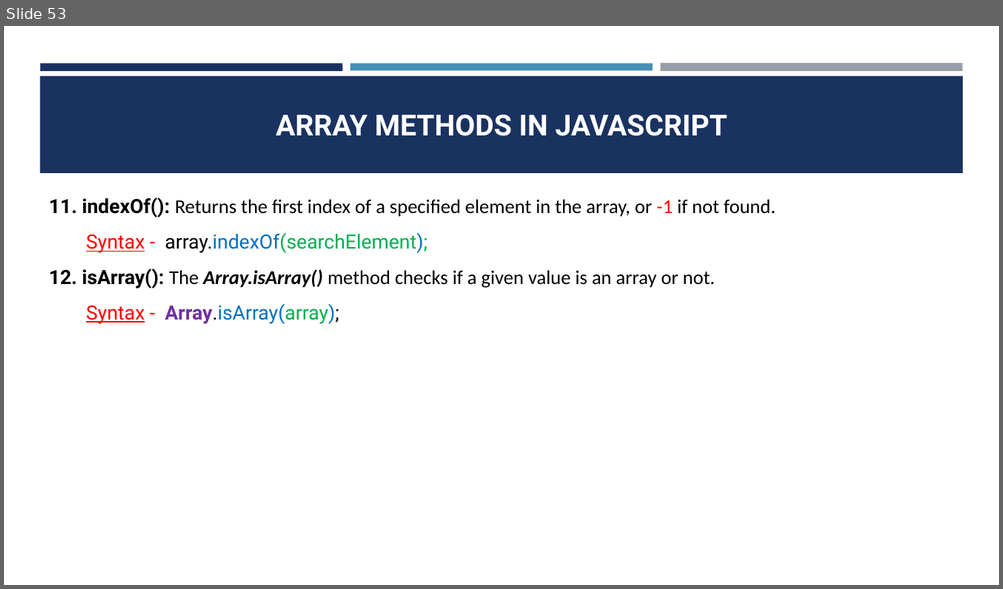
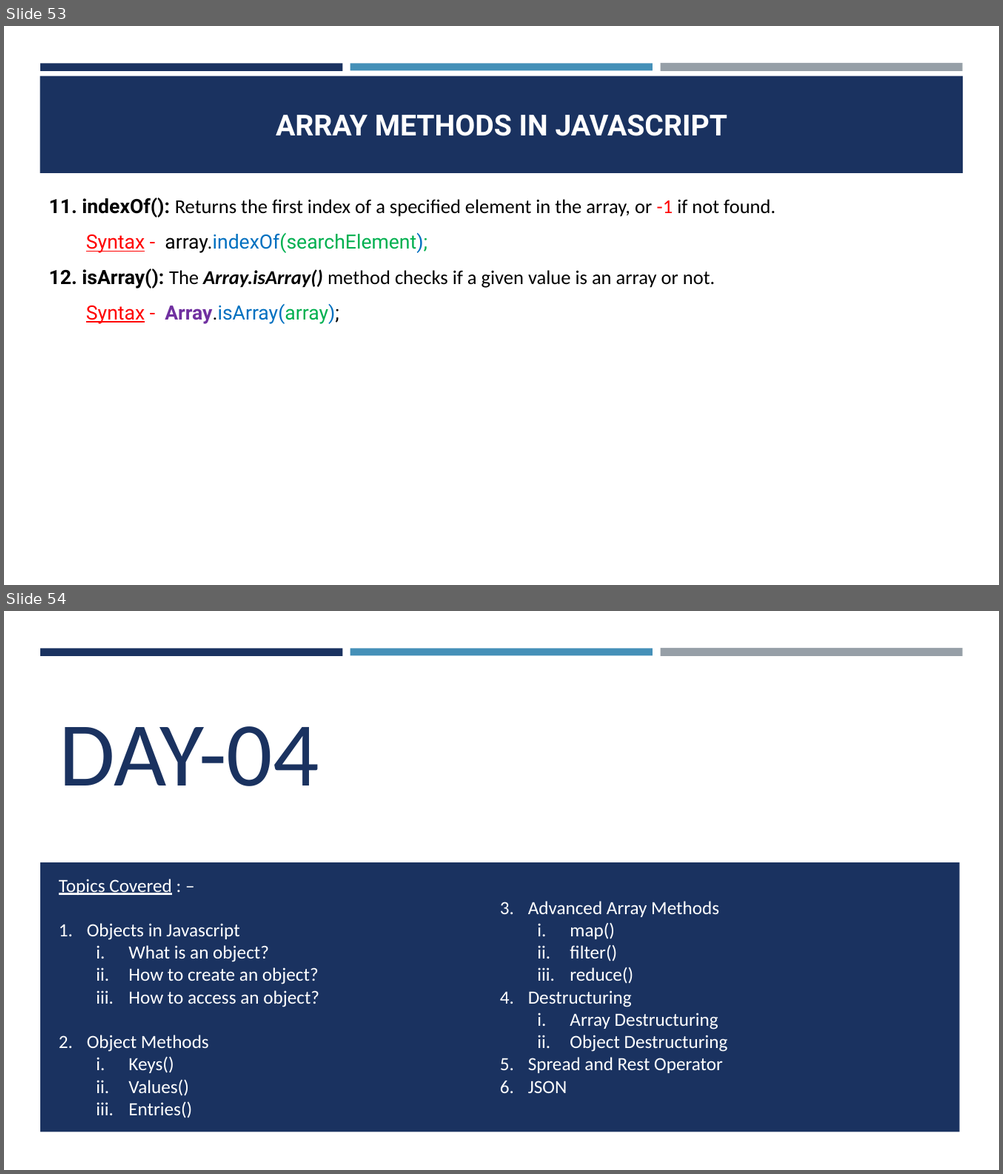
Before and after one commit to CodeCrafterRohit/PEC-Training, a slide deck: JAVASCRIPT/JAVASCRIPT PPT.pptx. Shown one above the other, each under a label of ours: slide 53 before the commit, slides 53 and 54 after it. The pictures are 1003x589 and 1003x1174 pixels, drawn with LibreOffice and Linux fonts; fonts in the diff are those of the drawing. Boxes give left, top, right and bottom in pixels: in the first picture for what was removed or moved away, otherwise in the second. Text is boxed around its words. In the diff, an @@ line names an element or a change of style, - is before the commit and + after.

```diff
--- a/JAVASCRIPT/JAVASCRIPT PPT.pptx
+++ b/JAVASCRIPT/JAVASCRIPT PPT.pptx
@@ slide 54 added at (4, 611, 999, 1170), background #FFFFFF; not listed: 3 template elements that a slide beside it also shows @@
@@ title added at (59, 726, 318, 786), 88 pt, text #1A3260 @@
+DAY-04
@@ rectangle added at (40, 863, 960, 1132), fill #1A3260 @@
@@ text added at (59, 879, 728, 1119), 18 pt, text #FFFFFF @@
+Topics Covered : –
+1. Objects in Javascript
+  i. What is an object?
+  ii. How to create an object?
+  iii. How to access an object?
+2. Object Methods
+  i. Keys()
+  ii. Values()
+  iii. Entries()
+3. Advanced Array Methods
+  i. map()
+  ii. filter()
+  iii. reduce()
+4. Destructuring
+  i. Array Destructuring
+  ii. Object Destructuring
+5. Spread and Rest Operator
+6. JSON
```
Also in this commit, not shown: 19 other slides added, 14 other files.
